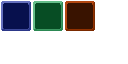
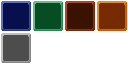
The second 128 × 64 image is a revision of the first. Changes to its layers:
added layer "Copy of Paint Layer 2" (1st of 4) above "Copy of Paint Layer 2" over left=1, top=1, right=127, bottom=63
painted on "Copy of Paint Layer 2" (2nd of 4) over left=1, top=1, right=127, bottom=63
painted on "Copy of Paint Layer 2" (3rd of 4) over left=1, top=1, right=127, bottom=63
added layer "Copy of Paint Layer 2" (4th of 4) above "Paint Layer 2" over left=1, top=1, right=127, bottom=63
painted on "Paint Layer 2" over left=1, top=1, right=127, bottom=63
